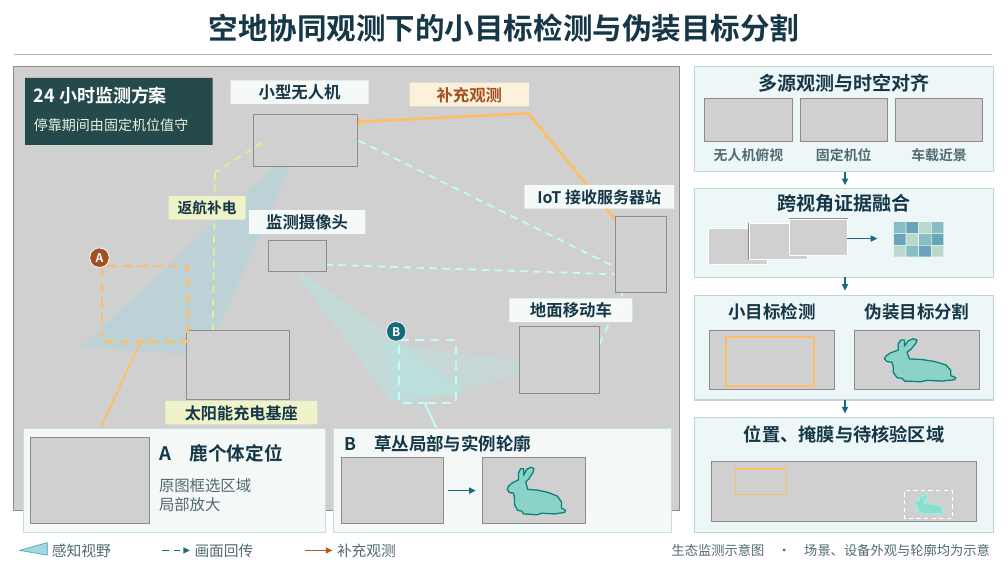
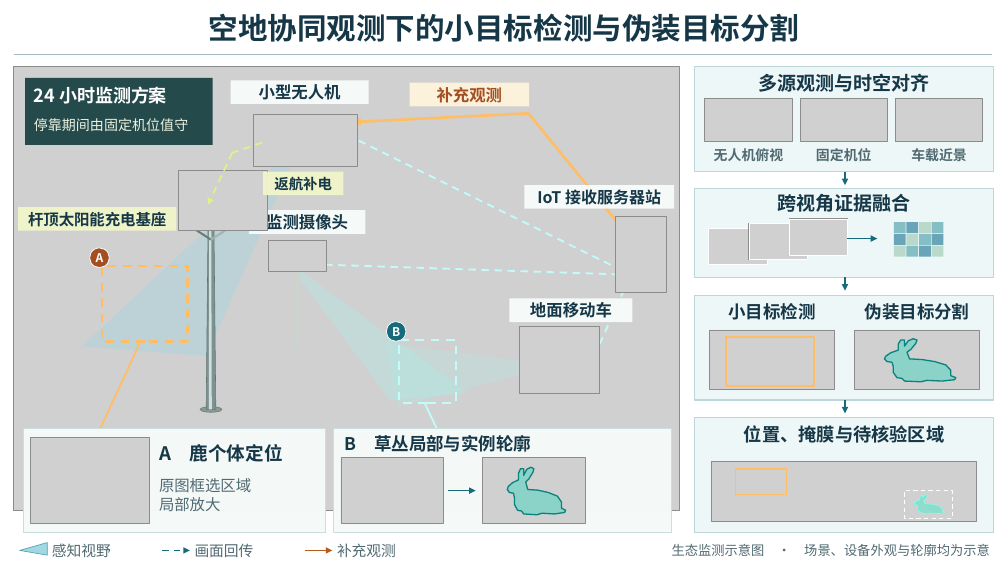
Before and after one commit to cbd2015/test, a slide deck: slide 1 of ecology-observation.pptx. Drawn at 1008x567 pixels with LibreOffice and Linux fonts; fonts in the diff are those of the drawing; grey boxes stand for pictures. Boxes give left, top, right and bottom in pixels: in the first picture for what was removed or moved away, otherwise in the second. Text is boxed around its words. In the diff, an @@ line names an element or a change of style, - is before the commit and + after.

```diff
--- a/ecology-observation.pptx
+++ b/ecology-observation.pptx
@@ line moved from (262, 143) - (215, 172) to (262, 143) - (232, 153) @@
@@ picture: place and size @@
-picture at <box>187,331,289,399</box>
+picture at <box>178,171,268,231</box>
@@ arrow added from (232, 153) to (208, 205), #E1F08B 1.65 pt dashed @@
@@ arrow removed from (215, 172) to (213, 346) @@
@@ rectangle: place and size @@
-rectangle at <box>169,196,246,220</box>
+rectangle at <box>263,172,343,195</box>
@@ text "返航补电": place and size @@
-text "返航补电" at <box>178,200,237,215</box>
+text "返航补电" at <box>274,176,332,191</box>
@@ text "返航补电" at <box>274,176,332,191</box>: size 13.5 to 13.2 pt; line spacing 16.5pt to 16.1pt @@
@@ rectangle: place and size @@
-rectangle at <box>165,401,317,424</box>
+rectangle at <box>18,207,176,231</box>
@@ text at <box>28,212,166,227</box>: text changed; size 14.7 to 14.1 pt @@
-太阳能充电基座
+杆顶太阳能充电基座
@@ line added from (211, 239) to (185, 223), #697C79 1.8 pt @@
@@ freeform shape added at <box>206,223,216,410</box>, fill #7D9393, outline #637674 0.5 pt @@
@@ freeform shape added at <box>209,223,212,410</box>, fill #D3DEDA @@
@@ line added from (211, 239) to (237, 223), #A1B5AF 1.8 pt @@
@@ ellipse added at <box>200,407,222,413</box>, fill #869590 at 93% opacity, outline #6E7C75 0.6 pt @@
```
Also in this commit, not shown: 1 other slide changed, 2 other files.
